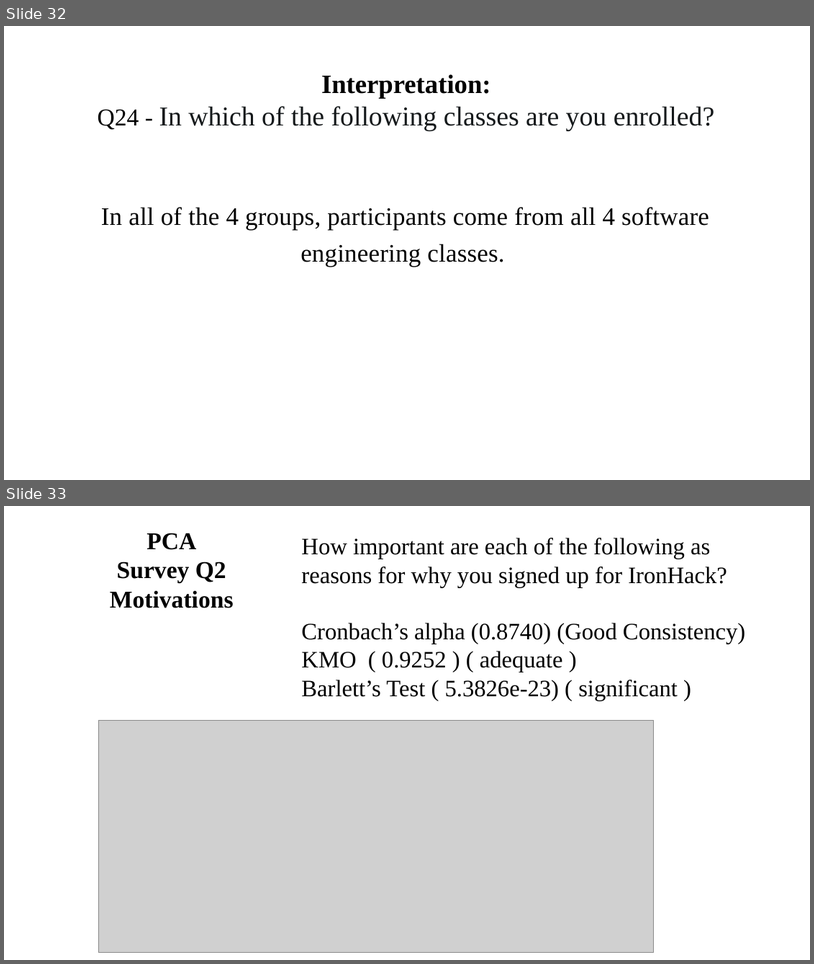
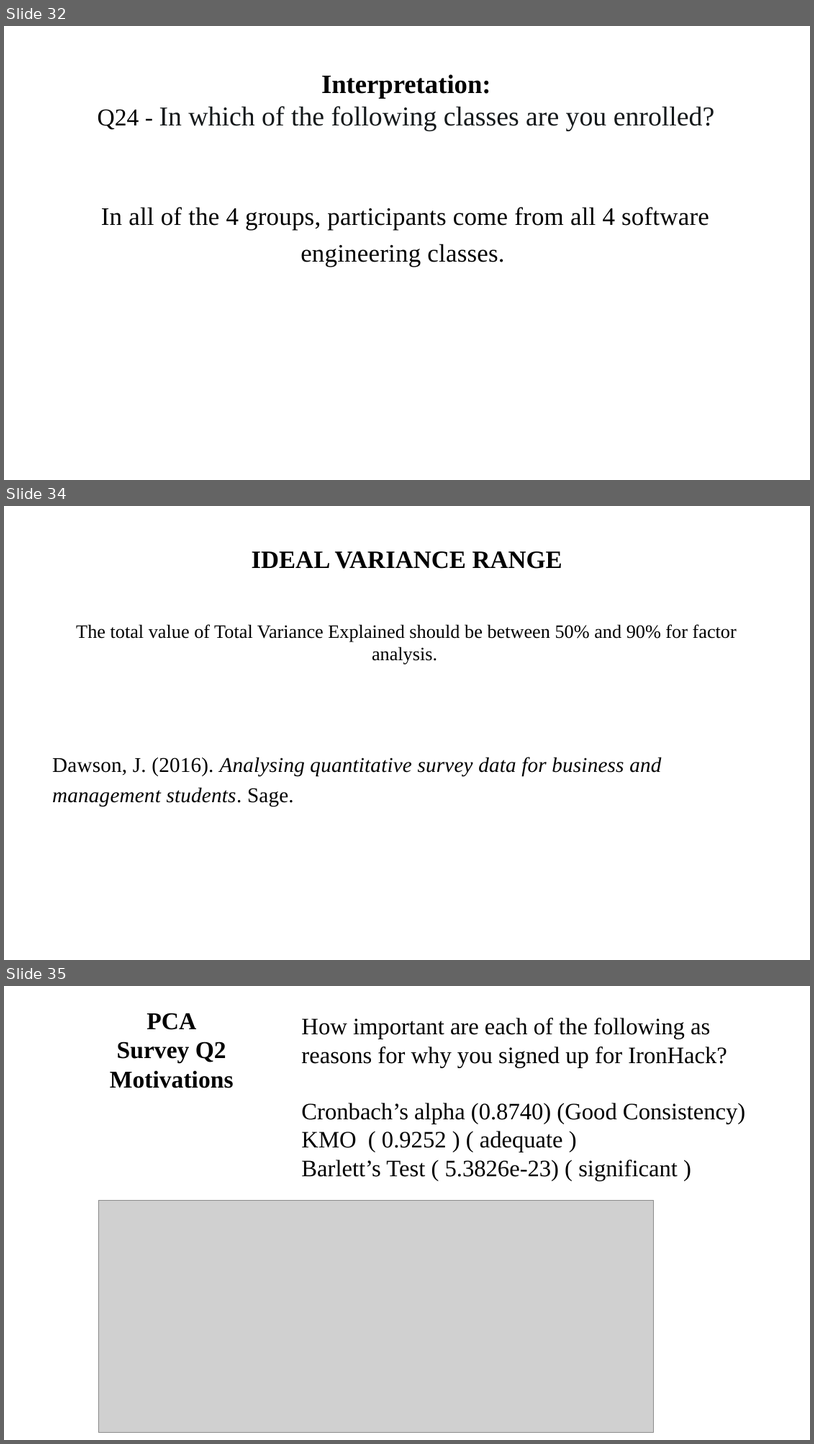
Before and after one commit to ironhacks/spring-2017-analysis, a slide deck: surveys/survey_analysis_and_pca_theory.pptx. Shown one above the other, each under a label of ours: slides 32 and 33 before the commit, slides 32, 34 and 35 after it; the slides between them are not shown. The pictures are 814x964 and 814x1444 pixels, drawn with LibreOffice and Linux fonts; fonts in the diff are those of the drawing; grey boxes stand for pictures. Boxes give left, top, right and bottom in pixels: in the first picture for what was removed or moved away, otherwise in the second. Text is boxed around its words. In the diff, an @@ line names an element or a change of style, - is before the commit and + after.

```diff
--- a/surveys/survey_analysis_and_pca_theory.pptx
+++ b/surveys/survey_analysis_and_pca_theory.pptx
@@ slide 34 added at box(4, 506, 810, 960), background #FFFFFF @@
@@ title added at box(76, 551, 737, 664), 22.5 pt, text #000000 @@
+IDEAL VARIANCE RANGE
+The total value of Total Variance Explained should be between 50% and 90% for factor analysis.
@@ text added at box(52, 757, 661, 806), 25 pt, text #000000, italic @@
+Dawson, J. (2016). Analysing quantitative survey data for business and management students. Sage.
@@ what was slide 33 is now slide 35 @@
```
Also in this commit, not shown: 1 slide changed, 3 other slides added, 3 other files.
